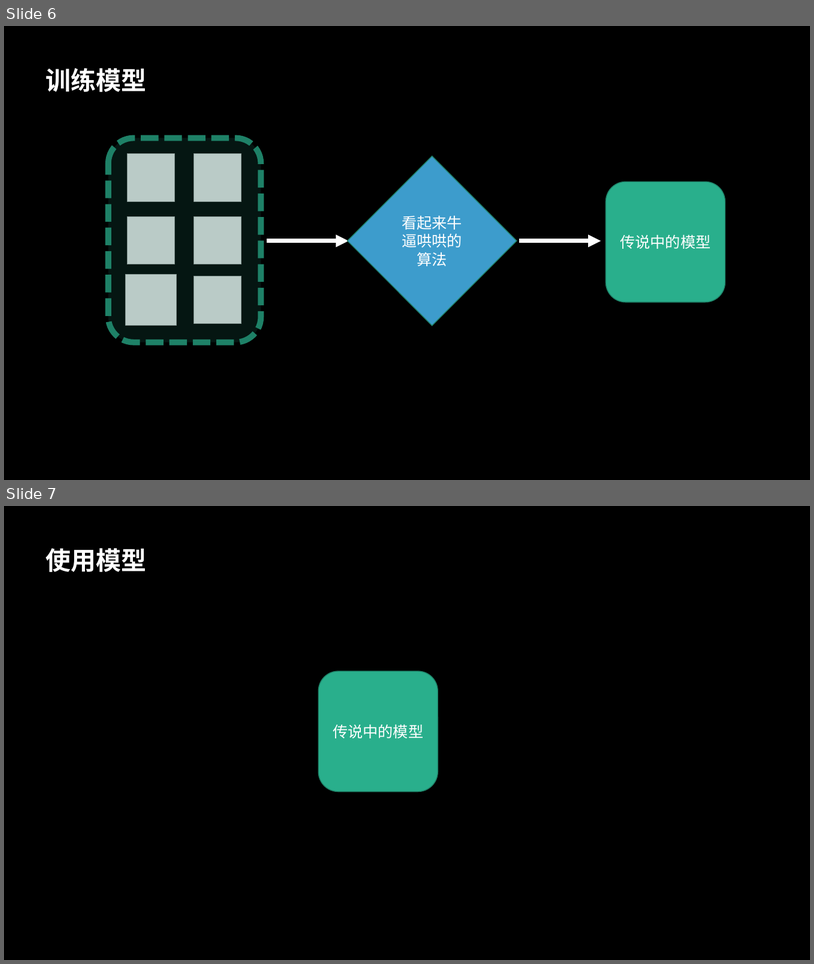
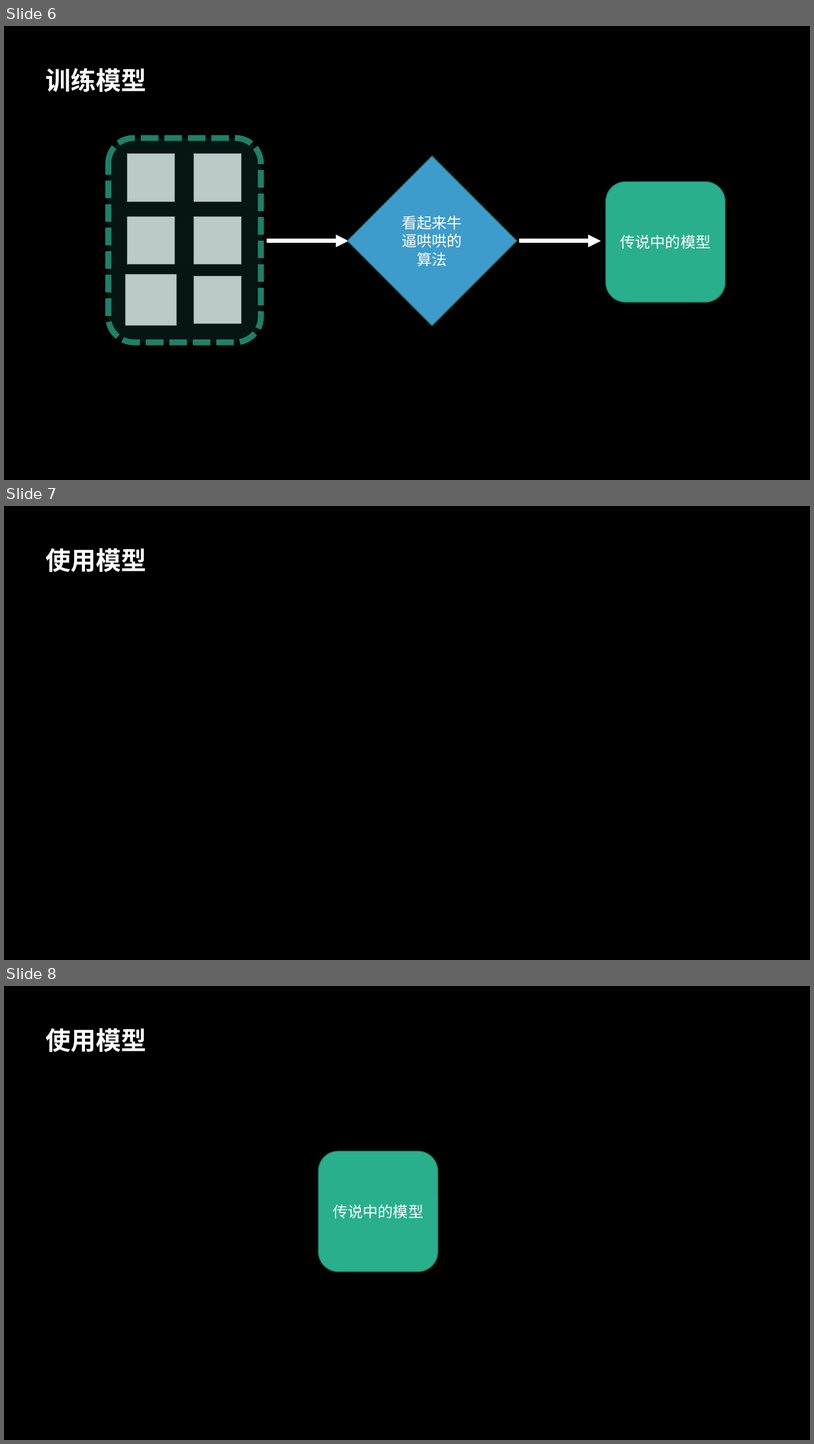
Before and after one commit to GuanyiLL/Study, a slide deck: Swift/CoreMLResearching/CoreML.pptx. Shown one above the other, each under a label of ours: slides 6 and 7 before the commit, slides 6, 7 and 8 after it. The pictures are 814x964 and 814x1444 pixels, drawn with LibreOffice and Linux fonts; fonts in the diff are those of the drawing; grey boxes stand for pictures. Boxes give left, top, right and bottom in pixels: in the first picture for what was removed or moved away, otherwise in the second. Text is boxed around its words. In the diff, an @@ line names an element or a change of style, - is before the commit and + after.

```diff
--- a/Swift/CoreMLResearching/CoreML.pptx
+++ b/Swift/CoreMLResearching/CoreML.pptx
@@ slide 7 added at <box>4,506,810,960</box>, background #000000 @@
@@ text added at <box>45,548,146,572</box>, 30 pt, text #FFFFFF, bold @@
+使用模型
@@ what was slide 7 is now slide 8 @@
```
Also in this commit, not shown: 6 slides changed, 1 other slide added.
